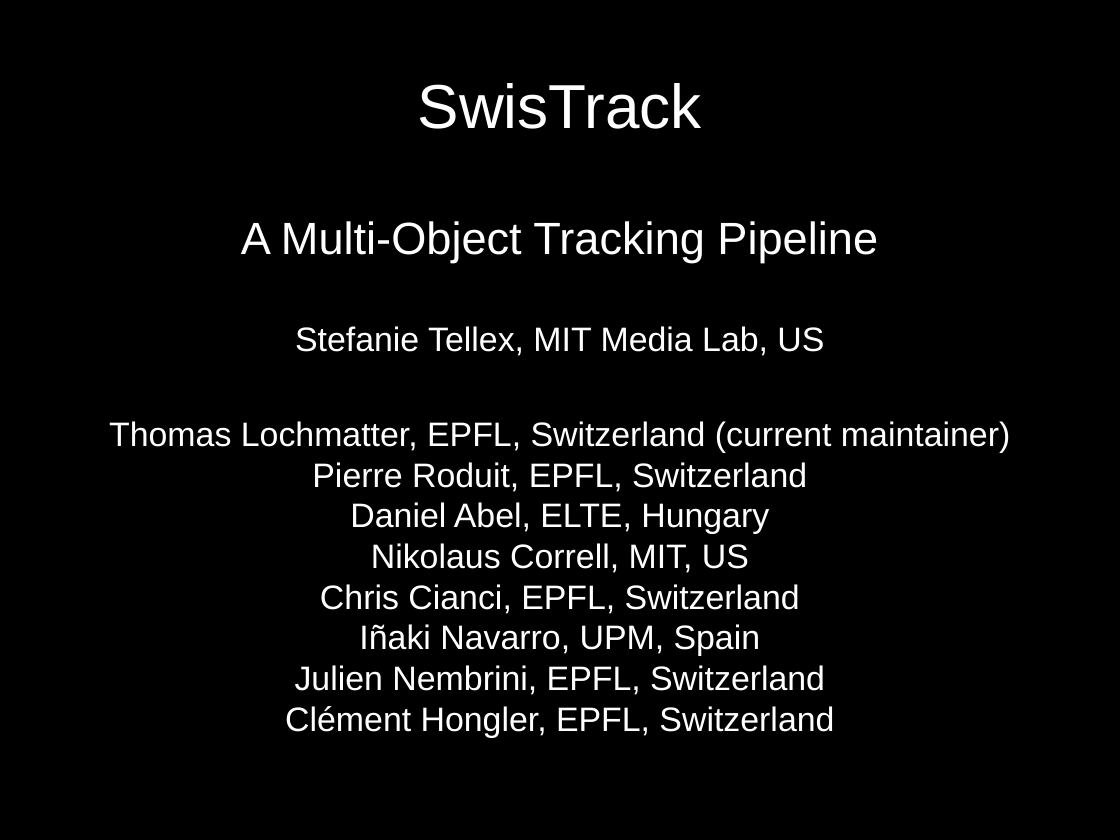
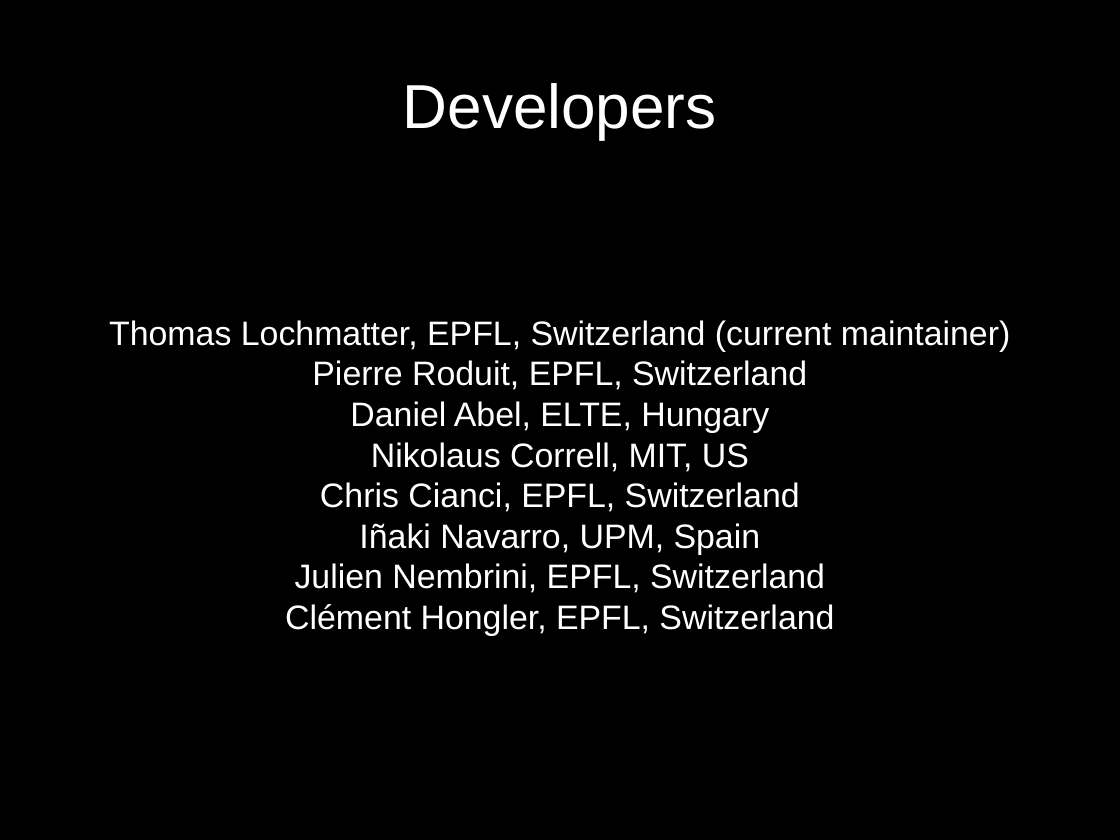
Before and after one commit to d28b/swistrack, a slide deck: slide 2 of Doc/tutorial.stefie10.06.2009/tutorialSlides.odp (slide 1 before the commit). Drawn at 1120x840 pixels with LibreOffice and Linux fonts; fonts in the diff are those of the drawing. Boxes give left, top, right and bottom in pixels: in the first picture for what was removed or moved away, otherwise in the second. Text is boxed around its words. In the diff, an @@ line names an element or a change of style, - is before the commit and + after.

```diff
--- a/Doc/tutorial.stefie10.06.2009/tutorialSlides.odp
+++ b/Doc/tutorial.stefie10.06.2009/tutorialSlides.odp
@@ title at (403,83,717,139): text changed @@
-SwisTrack
+Developers
@@ subtitle at (241,221,878,356): paragraphs removed @@
-A Multi-Object Tracking Pipeline
-Stefanie Tellex, MIT Media Lab, US
```
Also in this commit, not shown: 10 other slides changed, 12 slides added, 8 slides removed, 7 other files.
